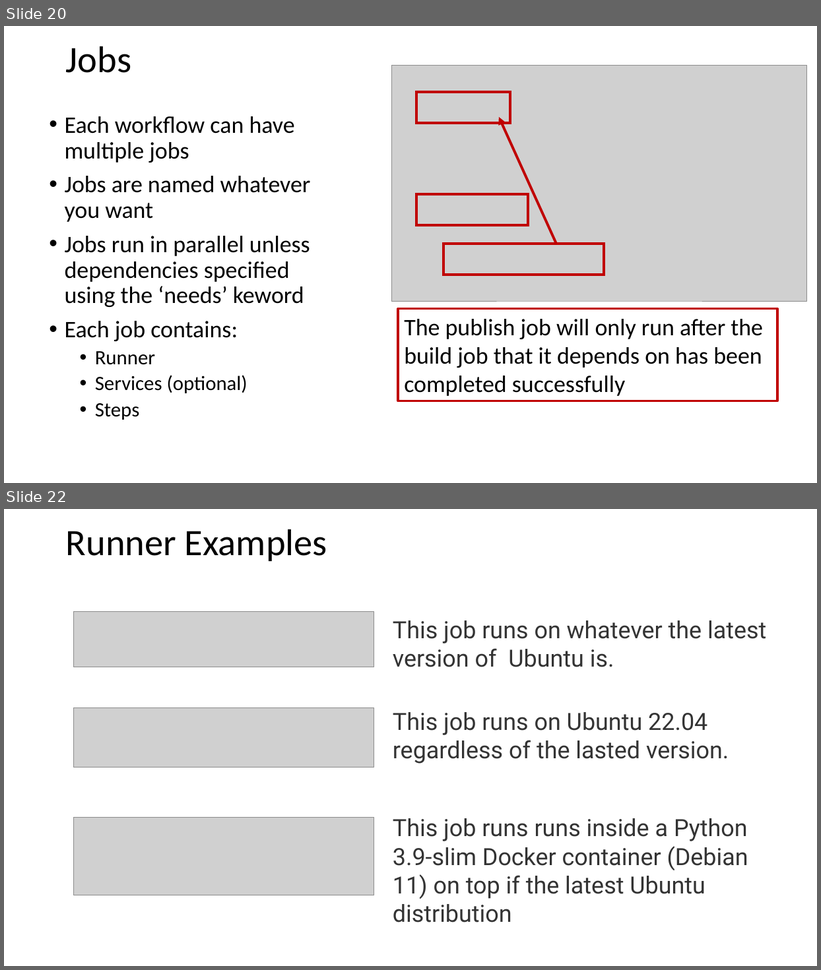
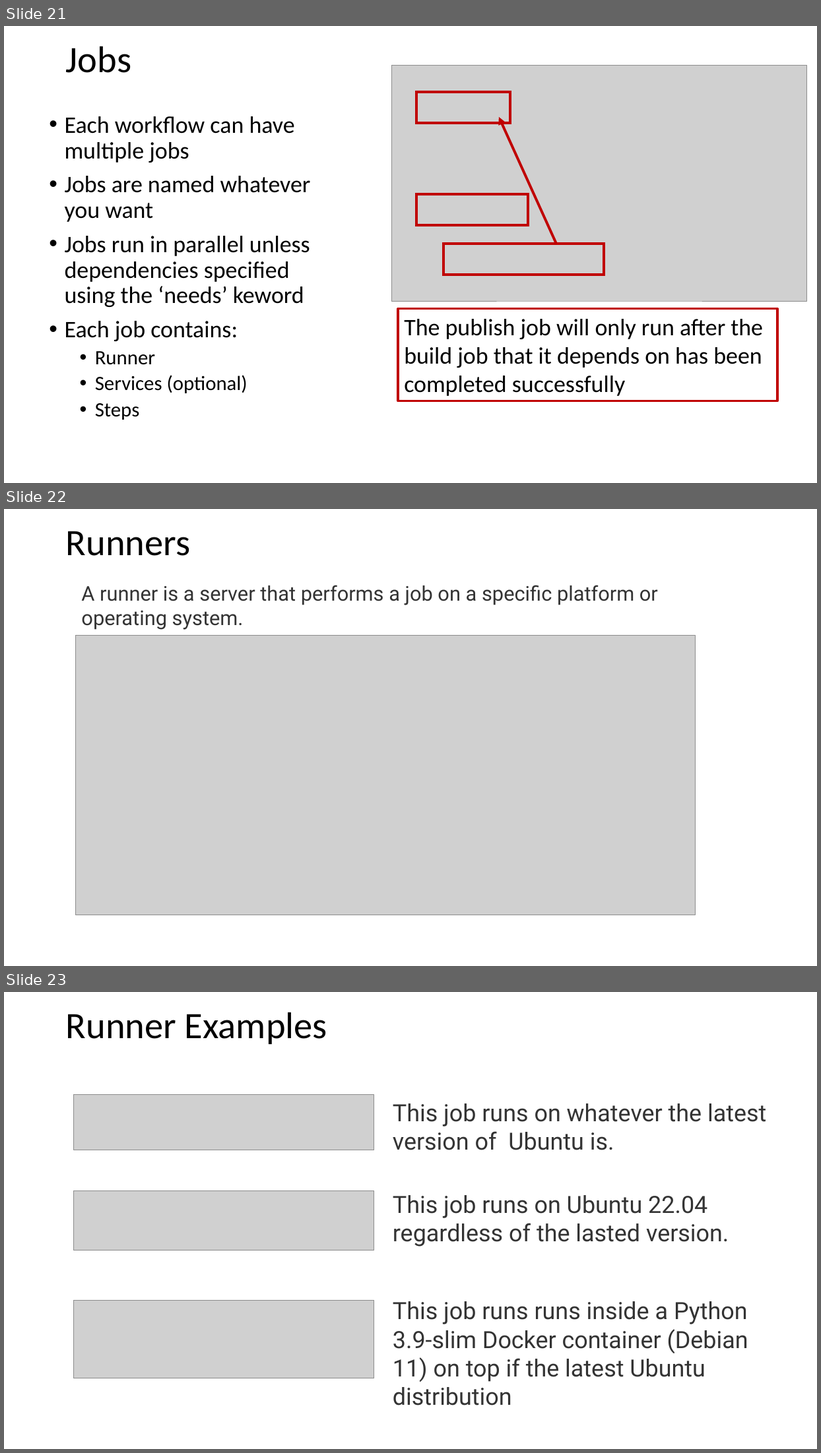
Before and after one commit to johnxu21/johnxu21.github.io, a slide deck: teaching/CS472/Timetable/CI-CD.pptx. Shown one above the other, each under a label of ours: slides 20 and 22 before the commit, slides 21, 22 and 23 after it; the slides between them are not shown. The pictures are 821x970 and 821x1453 pixels, drawn with LibreOffice and Linux fonts; fonts in the diff are those of the drawing; grey boxes stand for pictures. Boxes give left, top, right and bottom in pixels: in the first picture for what was removed or moved away, otherwise in the second. Text is boxed around its words. In the diff, an @@ line names an element or a change of style, - is before the commit and + after.

```diff
--- a/teaching/CS472/Timetable/CI-CD.pptx
+++ b/teaching/CS472/Timetable/CI-CD.pptx
@@ slide 22 added at [4, 509, 817, 966], background #FFFFFF @@
@@ title added at [66, 531, 190, 556], 44 pt, text #000000 @@
+Runners
@@ text added at [81, 585, 658, 630], 24 pt, text #333333 @@
+A runner is a server that performs a job on a specific platform or operating system.
@@ picture added at [75, 635, 696, 915] @@
@@ what was slide 20 is now slide 21 @@
@@ what was slide 22 is now slide 23 @@
```
Also in this commit, not shown: 3 slides changed, 2 other slides added, 3 slides removed, 1 other file.
